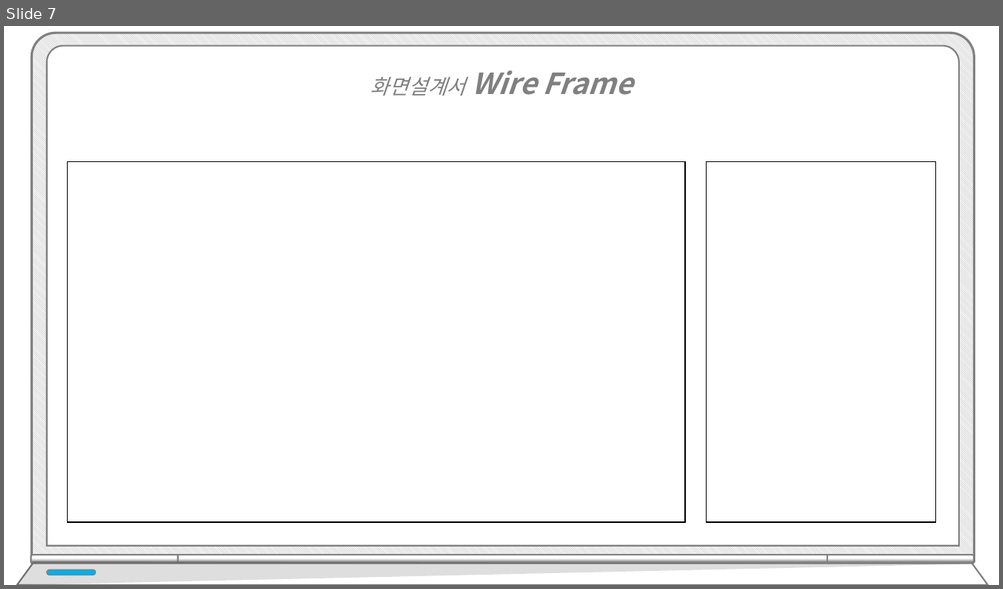
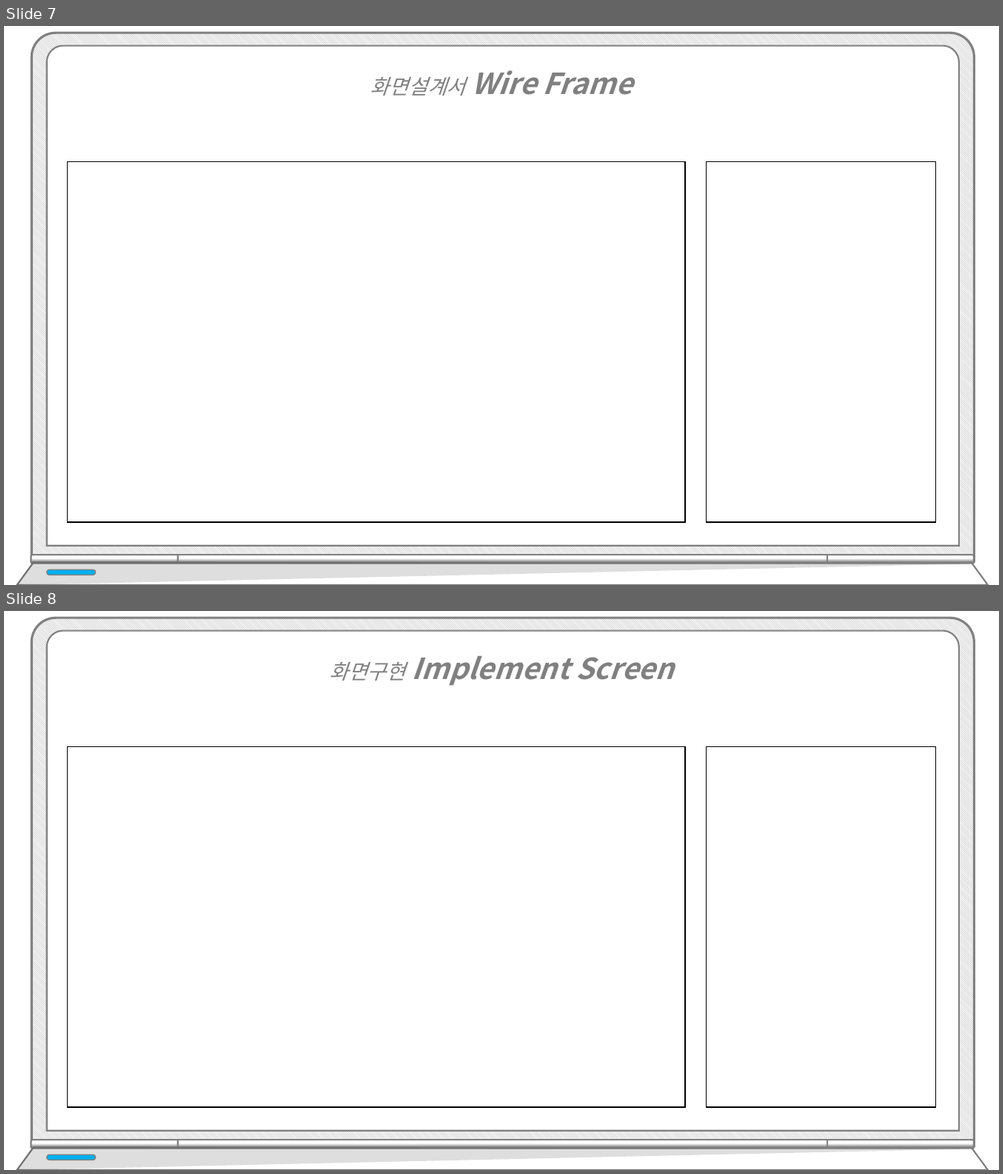
Before and after one commit to hhsw07/ezen-academy-projects, a slide deck: WebContent/발표/프로젝트5.pptx. Shown one above the other, each under a label of ours: slide 7 before the commit, slides 7 and 8 after it. The pictures are 1003x589 and 1003x1174 pixels, drawn with LibreOffice and Linux fonts; fonts in the diff are those of the drawing; background and template pictures are left out. Boxes give left, top, right and bottom in pixels: in the first picture for what was removed or moved away, otherwise in the second. Text is boxed around its words. In the diff, an @@ line names an element or a change of style, - is before the commit and + after.

```diff
--- a/WebContent/발표/프로젝트5.pptx
+++ b/WebContent/발표/프로젝트5.pptx
@@ slide 8 added at (4, 611, 999, 1170), background picture (left out) @@
@@ text added at (329, 656, 673, 686), 28 pt, text #808080, bold, italic @@
+화면구현 Implement Screen
@@ rectangle added at (68, 747, 686, 1108), fill #FFFFFF, outline #000000 1 pt @@
@@ rectangle added at (706, 747, 936, 1108), fill #FFFFFF, outline #000000 1 pt @@
@@ group added at (17, 618, 987, 1170): 5 round same rects, 2 freeform shapes, 1 rounded rectangle @@
```
Also in this commit, not shown: 4 other slides added.
